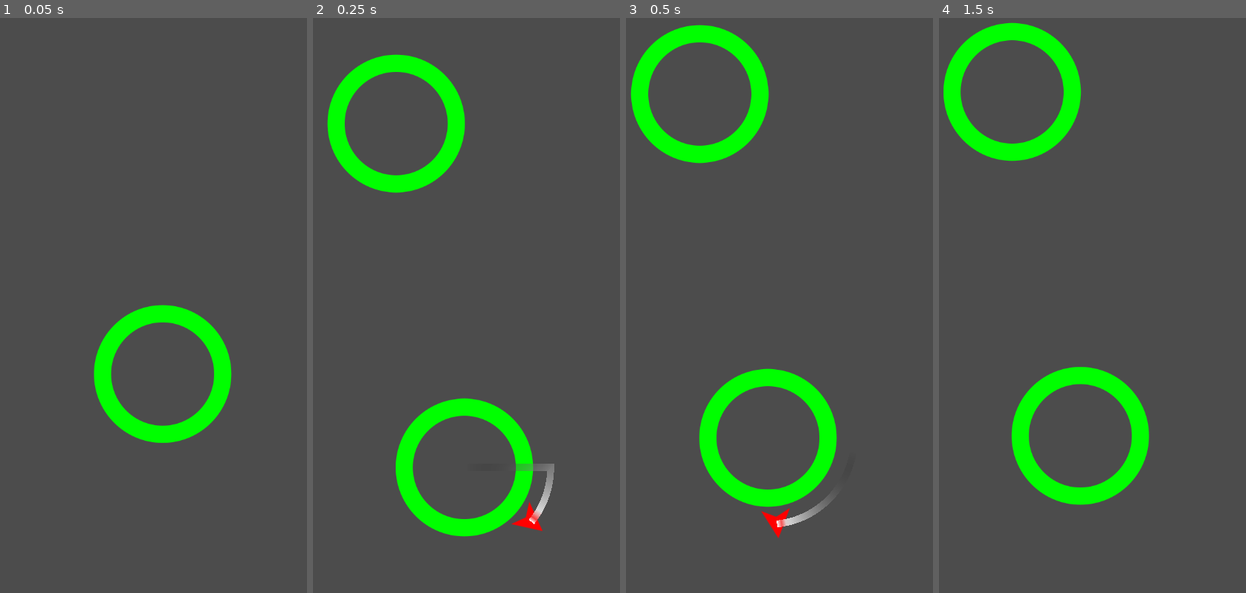
Above: before the commit, frames 1-4 (left to right).
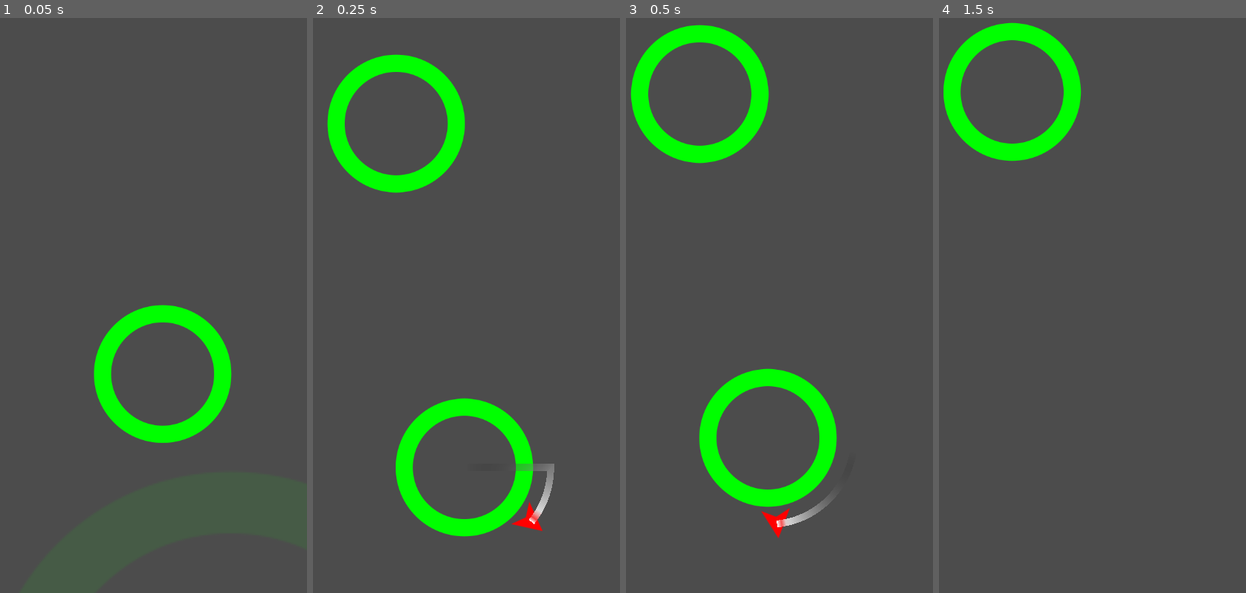
Above: after the commit, the same moments.

Repository: bearlikelion/OrbitalJump
Game: Godot game, scene res://src/Main.tscn
The game is run twice, just before and just after one commit, with the same random seed, the same clock (stepped at 60 frames per second) and the same inputs.
Inputs (mouse positions are in pixels of both pictures, inside the frame that each line leads up to):
- Up to frame 1 (0.05 s): no input
- Up to frame 2 (0.25 s): no input
- Up to frame 3 (0.5 s): no input
- Up to frame 4 (1.5 s): move the mouse to (1153, 265) at 0.52 s; click (1153, 265) at 0.67 s; move the mouse to (1012, 328) at 1.27 s; click (1012, 328) at 1.42 s

The runs differ from the first frame. In frame 4, 3.8% of the frame differs, in the area x 23-69%, y 60-85%.

Commit message:
Animations for implode and capture

Diff:
--- a/src/Main.tscn
+++ b/src/Main.tscn
@@ -17,7 +17,7 @@
 	player = Jumper.instance()
 	player.position = $StartPosition.position
 	add_child(player)
-	player.connect(\"landed\", self, \"_on_Jumper_landed\")
+	player.connect(\"captured\", self, \"_on_Jumper_captured\")
 	spawn_circle($StartPosition.position)
 
 func spawn_circle(_position=null):
@@ -30,8 +30,9 @@
 	add_child(c)
 	c.init(_position)
 
-func _on_Jumper_landed(object):
+func _on_Jumper_captured(object):
 	$Camera2D.position = object.position
+	object.capture()
 	call_deferred(\"spawn_circle\")
 "
 
--- a/src/Objects/Circle.tscn
+++ b/src/Objects/Circle.tscn
@@ -27,6 +27,15 @@
 
 func _process(delta):
 	$Pivot.rotation += rotation_speed * delta
+
+func capture():
+	$AnimationPlayer.play(\"capture\")
+
+func implode():
+	if !$AnimationPlayer.is_playing():
+		$AnimationPlayer.play(\"implode\")
+	yield($AnimationPlayer, \"animation_finished\")
+	queue_free()
 "
 
 [sub_resource type="ShaderMaterial" id=2]
@@ -35,6 +44,46 @@
 
 [sub_resource type="CircleShape2D" id=3]
 radius = 100.0
+
+[sub_resource type="Animation" id=5]
+resource_name = "capture"
+length = 0.4
+tracks/0/type = "value"
+tracks/0/path = NodePath("SpriteEffect:visible")
+tracks/0/interp = 1
+tracks/0/loop_wrap = true
+tracks/0/imported = false
+tracks/0/enabled = true
+tracks/0/keys = {
+"times": PoolRealArray( 0, 0.2 ),
+"transitions": PoolRealArray( 1, 1.41765e-07 ),
+"update": 1,
+"values": [ true, false ]
+}
+tracks/1/type = "value"
+tracks/1/path = NodePath("SpriteEffect:scale")
+tracks/1/interp = 1
+tracks/1/loop_wrap = true
+tracks/1/imported = false
+tracks/1/enabled = true
+tracks/1/keys = {
+"times": PoolRealArray( 0, 0.2 ),
+"transitions": PoolRealArray( 1, 1 ),
+"update": 0,
+"values": [ Vector2( 3, 3 ), Vector2( 1, 1 ) ]
+}
+tracks/2/type = "value"
+tracks/2/path = NodePath("SpriteEffect:self_modulate")
+tracks/2/interp = 1
+tracks/2/loop_wrap = true
+tracks/2/imported = false
+tracks/2/enabled = true
+tracks/2/keys = {
+"times": PoolRealArray( 0, 0.4 ),
+"transitions": PoolRealArray( 1, 1 ),
+"update": 0,
+"values": [ Color( 1, 1, 1, 0 ), Color( 1, 1, 1, 1 ) ]
+}
 
 [sub_resource type="Animation" id=4]
 resource_name = "implode"
@@ -71,6 +120,11 @@
 material = SubResource( 2 )
 texture = ExtResource( 1 )
 
+[node name="SpriteEffect" type="Sprite" parent="."]
+visible = false
+material = SubResource( 2 )
+texture = ExtResource( 1 )
+
 [node name="CollisionShape2D" type="CollisionShape2D" parent="."]
 shape = SubResource( 3 )
 
@@ -79,4 +133,5 @@
 [node name="OrbitPosition" type="Position2D" parent="Pivot"]
 
 [node name="AnimationPlayer" type="AnimationPlayer" parent="."]
+anims/capture = SubResource( 5 )
 anims/implode = SubResource( 4 )
--- a/src/Objects/Jumper.tscn
+++ b/src/Objects/Jumper.tscn
@@ -11,7 +11,7 @@
 
 onready var trail = $Trail/Points
 
-signal landed
+signal captured
 
 var velocity = Vector2(100, 0)  # start value for testing
 var target = null  # if we're on a circle
@@ -21,6 +21,7 @@
 		jump()
 
 func jump():
+	target.implode()
 	target = null
 	velocity = transform.x * jump_speed
 
@@ -28,7 +29,7 @@
 	target = area
 	velocity = Vector2.ZERO
 	target.get_node(\"Pivot\").rotation = (position - target.position).angle()
-	emit_signal(\"landed\", area)
+	emit_signal(\"captured\", area)
 
 func _physics_process(delta):
 	if target:
Not shown: 1 places in src/Objects/Circle.tscn that only renumber resources
